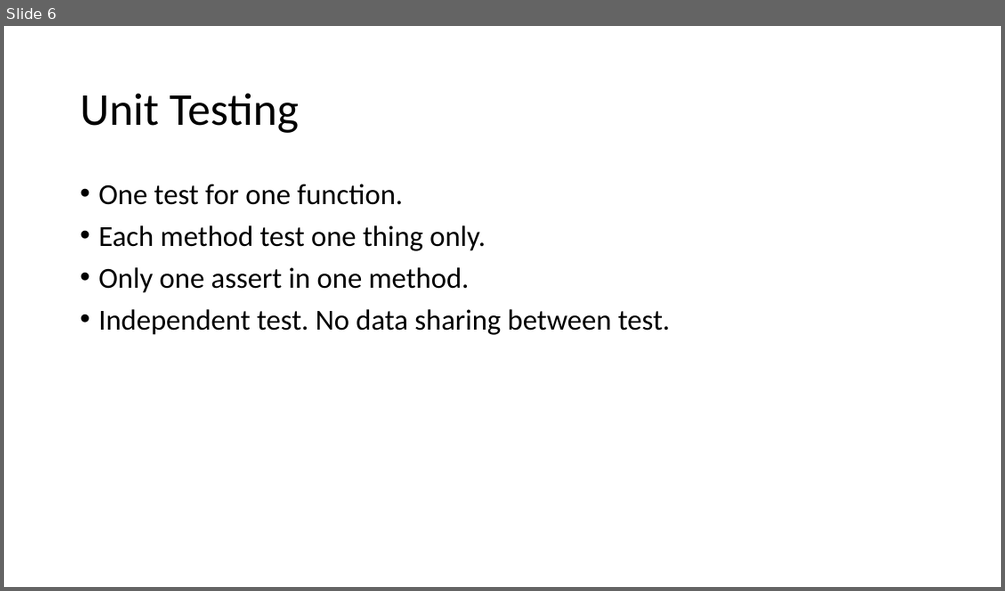
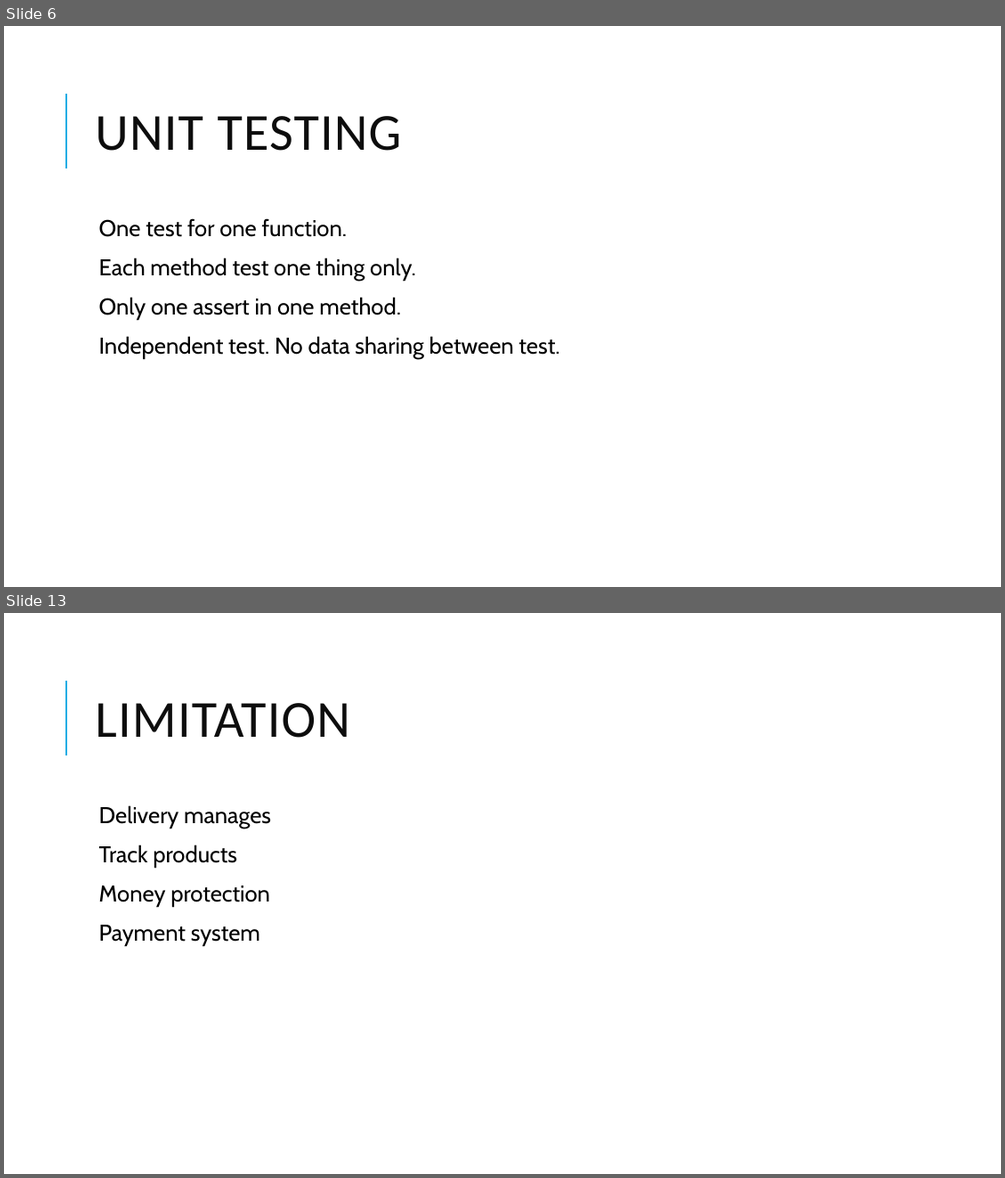
Before and after one commit to admondtamang/e-commerce-cp, a slide deck: E-commerce site.pptx. Shown one above the other, each under a label of ours: slide 6 before the commit, slides 6 and 13 after it; the slides between them are not shown. The pictures are 1005x591 and 1005x1178 pixels, drawn with LibreOffice and Linux fonts; fonts in the diff are those of the drawing. Boxes give left, top, right and bottom in pixels: in the first picture for what was removed or moved away, otherwise in the second. Text is boxed around its words. In the diff, an @@ line names an element or a change of style, - is before the commit and + after.

```diff
--- a/E-commerce site.pptx
+++ b/E-commerce site.pptx
@@ slide 13 added at [4,613,1001,1174], background #FFFFFF; not listed: 1 template element that a slide beside it also shows @@
@@ title added at [95,703,350,738], 50 pt, text #0D0D0D @@
+LIMITATION
@@ text added at [99,805,271,946], 22 pt, text #000000 @@
+  Delivery manages
+  Track products
+  Money protection
+  Payment system
@@ slide 6 changed as well @@
@@ line added from (66, 168) to (66, 94), #1CADE4 1.5 pt @@
@@ title at [95,116,402,151]: text changed; size 44 to 50 pt; text colour #000000 to #0D0D0D @@
-Unit Testing
+UNIT TESTING
@@ text "One test for one function.": place and size @@
-text "One test for one function." at [98,184,670,335]
+text "One test for one function." at [99,218,559,359]
@@ text "One test for one function." at [99,218,559,359]: size 28 to 22 pt, font Calibri to Cabin; bullet • to  ; more space between paragraphs @@
```
Also in this commit, not shown: 6 other slides changed, 7 other slides added, 43 other files.
